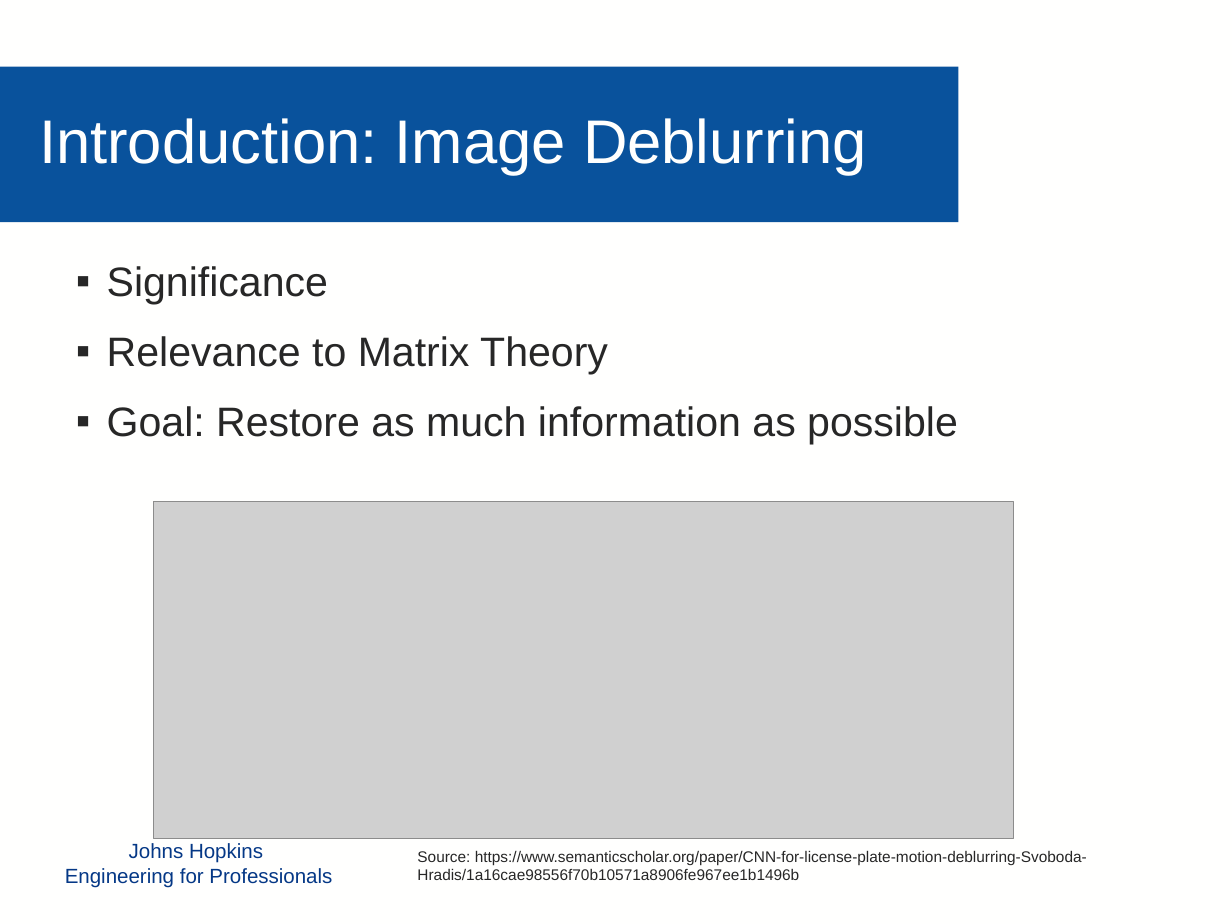
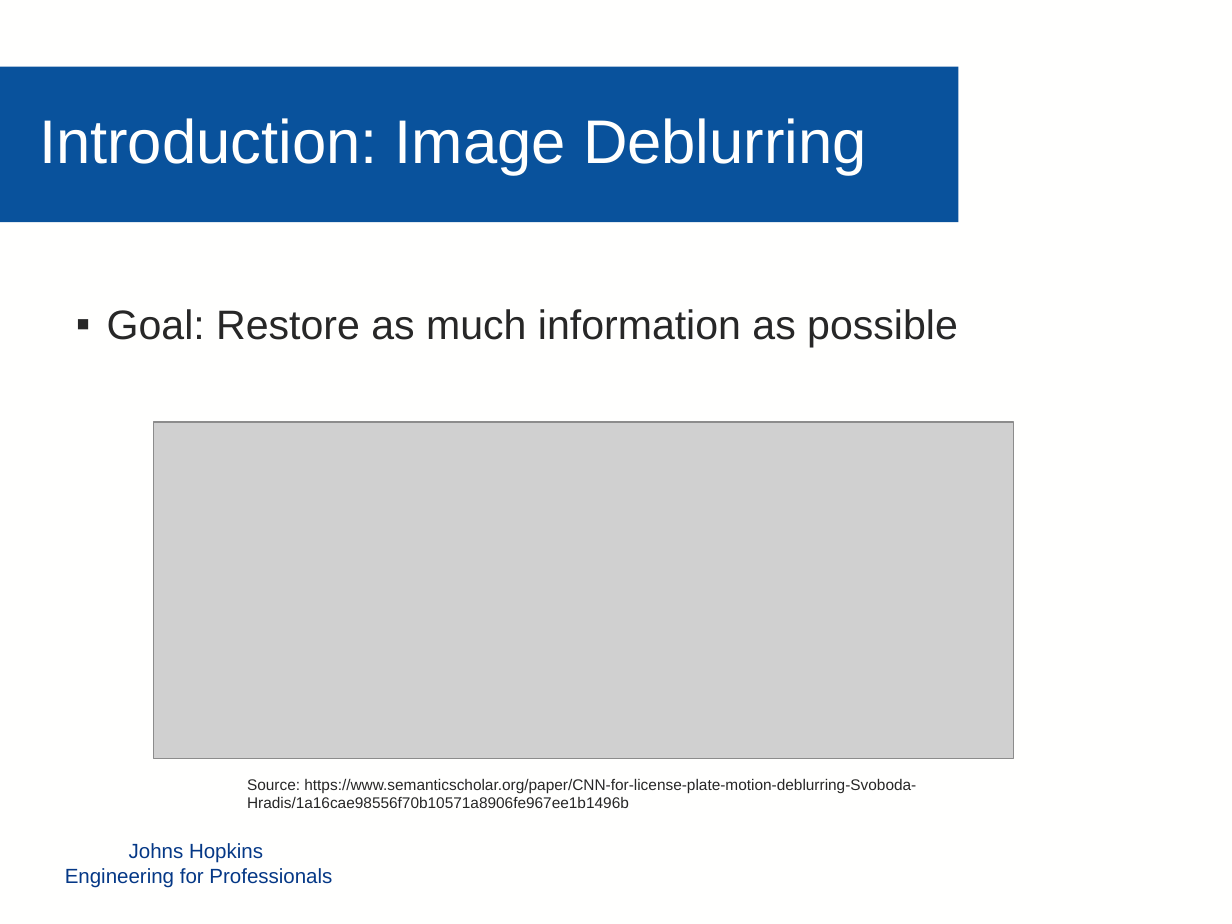
Before and after one commit to mollyn/matrixTheoryProject, a slide deck: slide 3 of Presentation/Diederich_Grassi_Nichols_PPT.pptx. Drawn at 1232x924 pixels with LibreOffice and Linux fonts; fonts in the diff are those of the drawing; grey boxes stand for pictures; background and template pictures are left out. Boxes give left, top, right and bottom in pixels: in the first picture for what was removed or moved away, otherwise in the second. Text is boxed around its words. In the diff, an @@ line names an element or a change of style, - is before the commit and + after.

```diff
--- a/Presentation/Diederich_Grassi_Nichols_PPT.pptx
+++ b/Presentation/Diederich_Grassi_Nichols_PPT.pptx
@@ text at (x1=107, y1=266, x2=608, y2=374): paragraphs removed @@
-▪ Significance
-▪ Relevance to Matrix Theory
@@ picture moved from (x1=154, y1=501, x2=1014, y2=838) to (x1=154, y1=423, x2=1014, y2=759) @@
@@ text "Source: https://www.semanticscholar.org/paper/CNN-for-licens ..." moved from (x1=417, y1=850, x2=1087, y2=880) to (x1=247, y1=778, x2=916, y2=808) @@
```
Also in this commit, not shown: 5 other slides changed, 1 slide removed.
